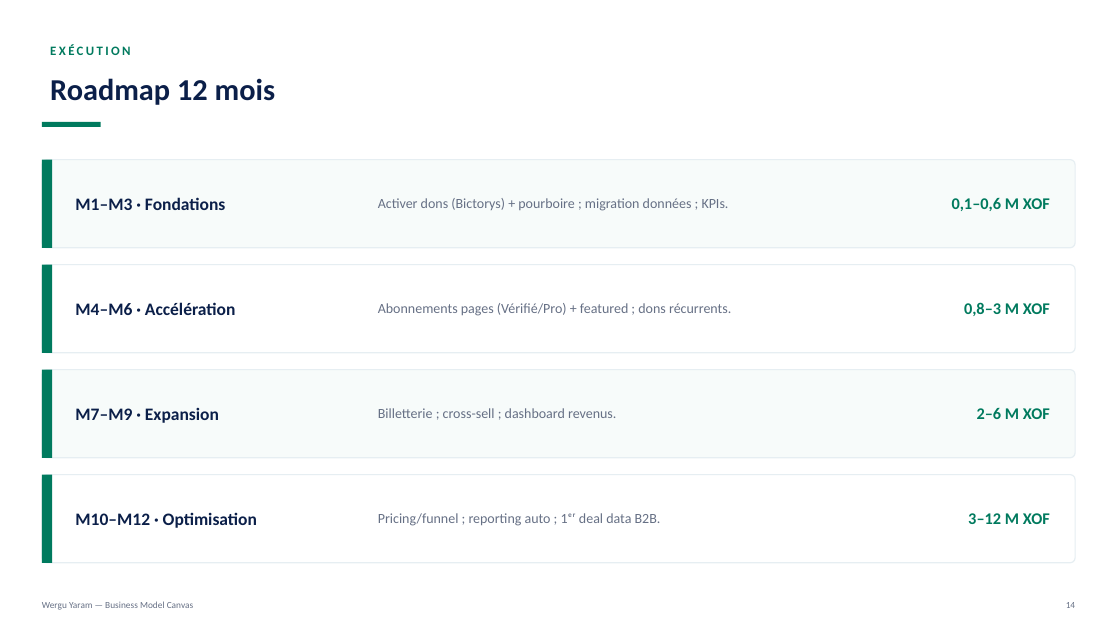
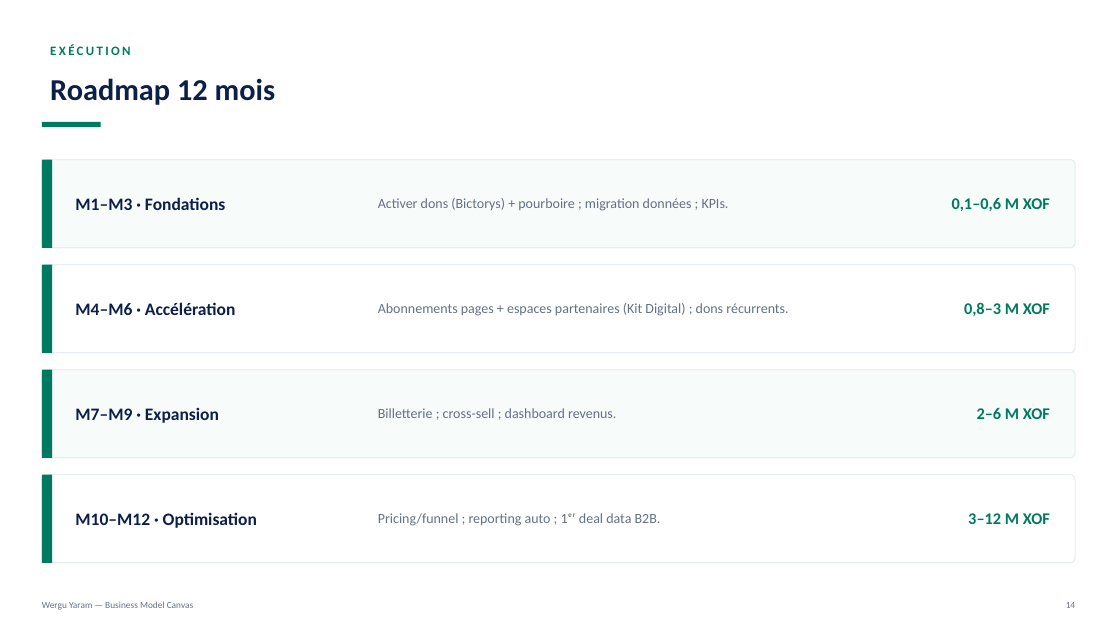
Before and after one commit to Mm-eyoum/wergu-yaram, a slide deck: slide 14 of docs/business-model-canvas.pptx. Drawn at 1120x630 pixels with LibreOffice and Linux fonts; fonts in the diff are those of the drawing. Boxes give left, top, right and bottom in pixels: in the first picture for what was removed or moved away, otherwise in the second. Text is boxed around its words. In the diff, an @@ line names an element or a change of style, - is before the commit and + after.

```diff
--- a/docs/business-model-canvas.pptx
+++ b/docs/business-model-canvas.pptx
@@ text at bbox=[378, 303, 788, 316]: text changed @@
-Abonnements pages (Vérifié/Pro) + featured ; dons récurrents.
+Abonnements pages + espaces partenaires (Kit Digital) ; dons récurrents.
```
Also in this commit, not shown: 12 other slides changed, 4 other files.
